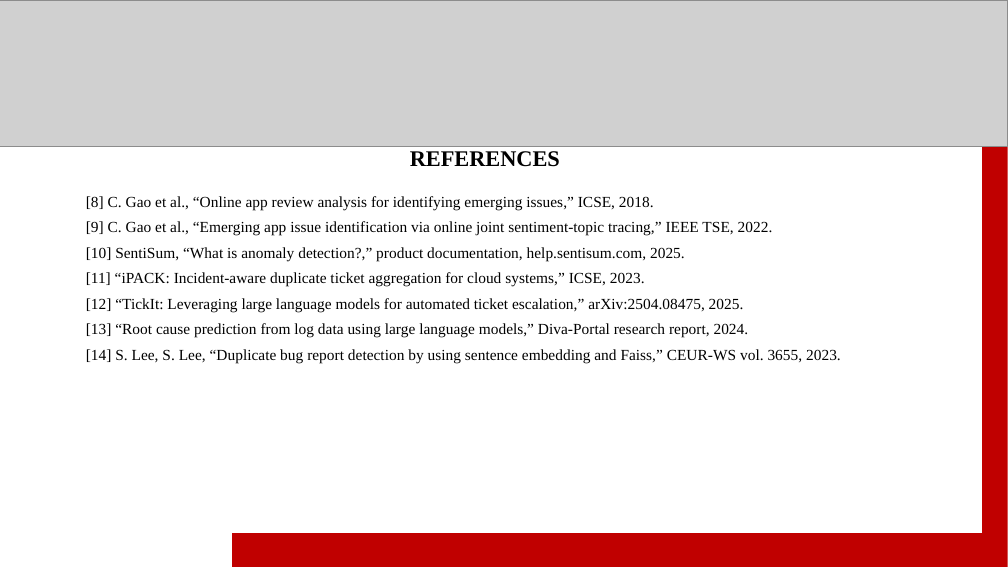
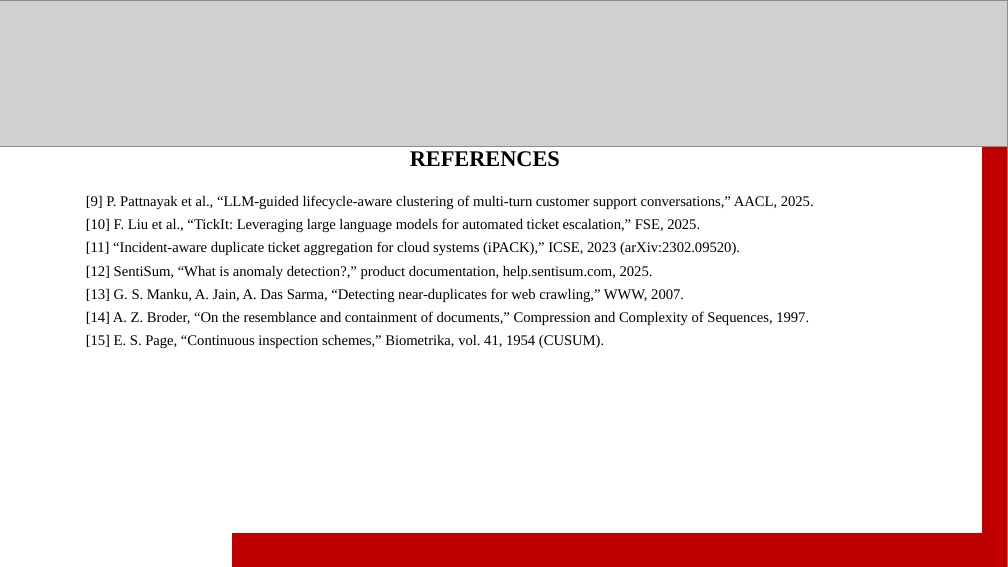
Before and after one commit to sanyyyyoo/InsightDesk, a slide deck: slide 18 of reports/ppt/InsightDesk_final.pptx. Drawn at 1008x567 pixels with LibreOffice and Linux fonts; fonts in the diff are those of the drawing; grey boxes stand for pictures. Boxes give left, top, right and bottom in pixels: in the first picture for what was removed or moved away, otherwise in the second. Text is boxed around its words. In the diff, an @@ line names an element or a change of style, - is before the commit and + after.

```diff
--- a/reports/ppt/InsightDesk_final.pptx
+++ b/reports/ppt/InsightDesk_final.pptx
@@ text at (86, 195, 814, 348): text changed; size 11 to 10.5 pt @@
-[8] C. Gao et al., “Online app review analysis for identifying emerging issues,” ICSE, 2018.
-[9] C. Gao et al., “Emerging app issue identification via online joint sentiment-topic tracing,” IEEE TSE, 2022.
-[10] SentiSum, “What is anomaly detection?,” product documentation, help.sentisum.com, 2025.
-[11] “iPACK: Incident-aware duplicate ticket aggregation for cloud systems,” ICSE, 2023.
-[12] “TickIt: Leveraging large language models for automated ticket escalation,” arXiv:2504.08475, 2025.
-[13] “Root cause prediction from log data using large language models,” Diva-Portal research report, 2024.
-[14] S. Lee, S. Lee, “Duplicate bug report detection by using sentence embedding and Faiss,” CEUR-WS vol. 3655, 2023.
+[9] P. Pattnayak et al., “LLM-guided lifecycle-aware clustering of multi-turn customer support conversations,” AACL, 2025.
+[10] F. Liu et al., “TickIt: Leveraging large language models for automated ticket escalation,” FSE, 2025.
+[11] “Incident-aware duplicate ticket aggregation for cloud systems (iPACK),” ICSE, 2023 (arXiv:2302.09520).
+[12] SentiSum, “What is anomaly detection?,” product documentation, help.sentisum.com, 2025.
+[13] G. S. Manku, A. Jain, A. Das Sarma, “Detecting near-duplicates for web crawling,” WWW, 2007.
+[14] A. Z. Broder, “On the resemblance and containment of documents,” Compression and Complexity of Sequences, 1997.
+[15] E. S. Page, “Continuous inspection schemes,” Biometrika, vol. 41, 1954 (CUSUM).
```
Also in this commit, not shown: 5 other slides changed, 2 other files.
